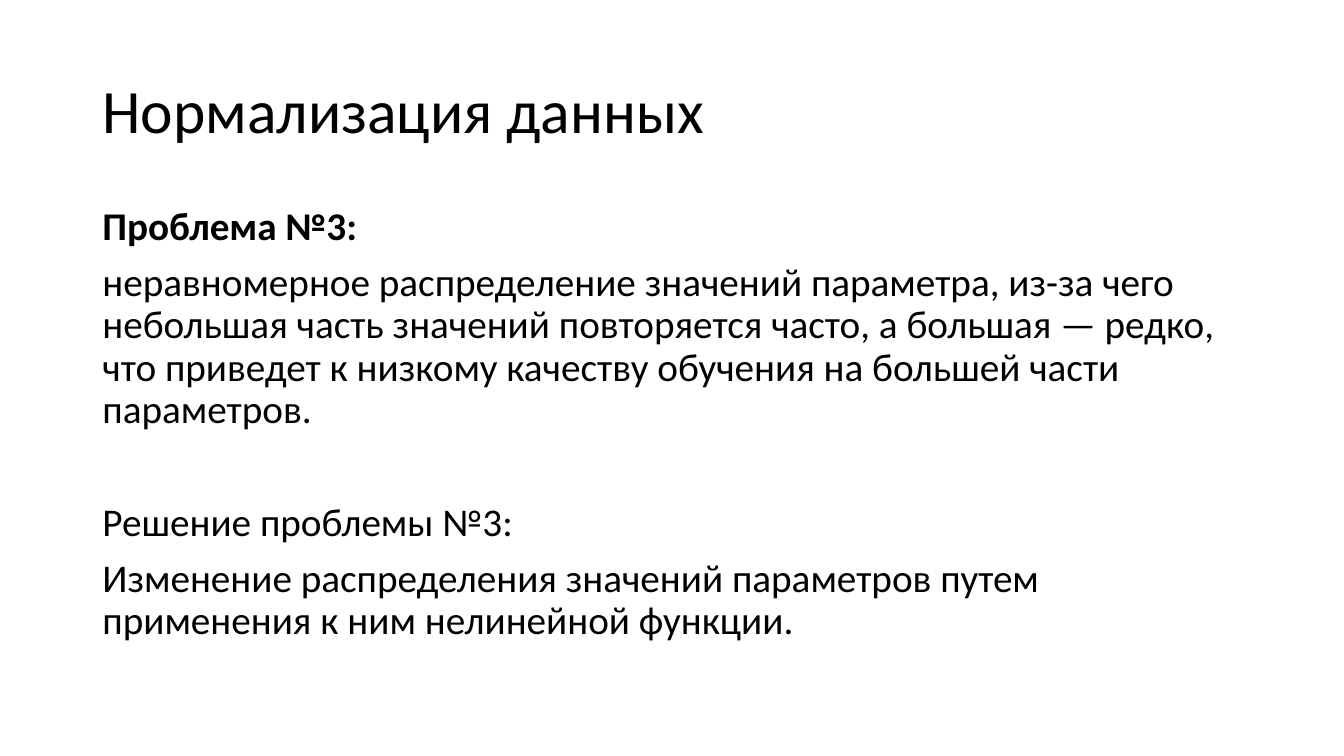
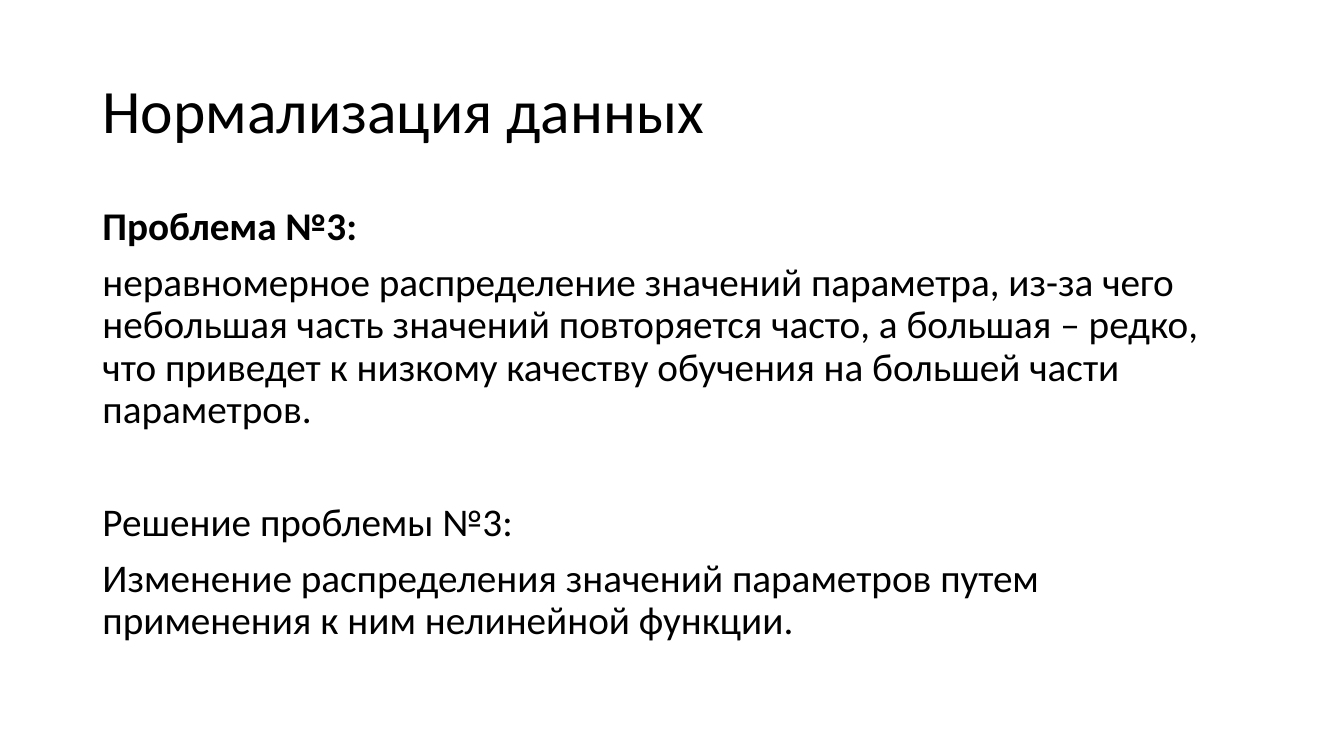
Before and after one commit to mosalov/AI_main_lectures, a slide deck: slide 35 of Лекция 3 07_10_2020.pptx (slide 29 before the commit). Drawn at 1344x756 pixels with LibreOffice and Linux fonts; fonts in the diff are those of the drawing. Boxes give left, top, right and bottom in pixels: in the first picture for what was removed or moved away, otherwise in the second. Text is boxed around its words. In the diff, an @@ line names an element or a change of style, - is before the commit and + after.

```diff
--- a/Лекция 3 07_10_2020.pptx
+++ b/Лекция 3 07_10_2020.pptx
@@ text at <box>102,269,1198,430</box>: text changed @@
-неравномерное распределение значений параметра, из-за чего небольшая часть значений повторяется часто, а большая — редко, что приведет к низкому качеству обучения на большей части параметров.
+неравномерное распределение значений параметра, из-за чего небольшая часть значений повторяется часто, а большая – редко, что приведет к низкому качеству обучения на большей части параметров.
```
Also in this commit, not shown: 12 other slides changed, 16 slides added, 9 slides removed, 3 other files.
